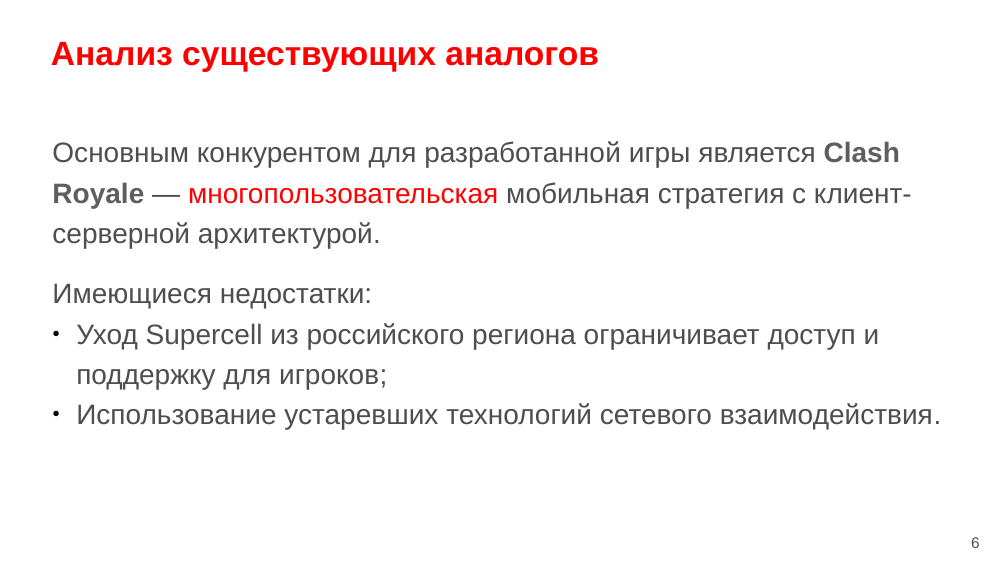
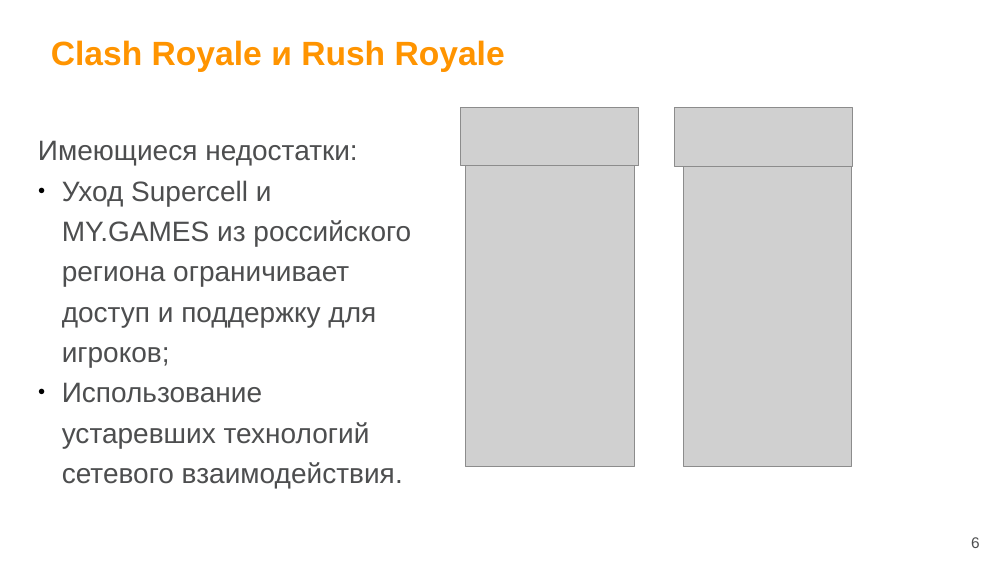
Before and after one commit to wemik2323/vkr, a slide deck: slide 6 of docs/Result/Презентация.pptx. Drawn at 1008x567 pixels with LibreOffice and Linux fonts; fonts in the diff are those of the drawing; grey boxes stand for pictures; background and template pictures are left out. Boxes give left, top, right and bottom in pixels: in the first picture for what was removed or moved away, otherwise in the second. Text is boxed around its words. In the diff, an @@ line names an element or a change of style, - is before the commit and + after.

```diff
--- a/docs/Result/Презентация.pptx
+++ b/docs/Result/Презентация.pptx
@@ title at (x1=51, y1=40, x2=505, y2=72): text changed; text colour #FF0000 to #FF9400 @@
-Анализ существующих аналогов
+Clash Royale и Rush Royale
@@ text "Имеющиеся недостатки:" moved from (x1=52, y1=141, x2=942, y2=429) to (x1=38, y1=140, x2=411, y2=448) @@
@@ picture added at (x1=461, y1=107, x2=639, y2=165) @@
@@ picture added at (x1=674, y1=107, x2=853, y2=165) @@
@@ text at (x1=52, y1=141, x2=912, y2=248): paragraph removed @@
-Основным конкурентом для разработанной игры является Clash Royale — многопользовательская мобильная стратегия с клиент-серверной архитектурой.
@@ picture added at (x1=466, y1=166, x2=634, y2=467) @@
@@ picture added at (x1=683, y1=166, x2=852, y2=466) @@
@@ text at (x1=62, y1=180, x2=411, y2=367): text changed @@
-● Уход Supercell из российского региона ограничивает доступ и поддержку для игроков;
+● Уход Supercell и MY.GAMES из российского региона ограничивает доступ и поддержку для игроков;
```
Also in this commit, not shown: 3 other slides changed, 1 slide removed, 2 other files.
